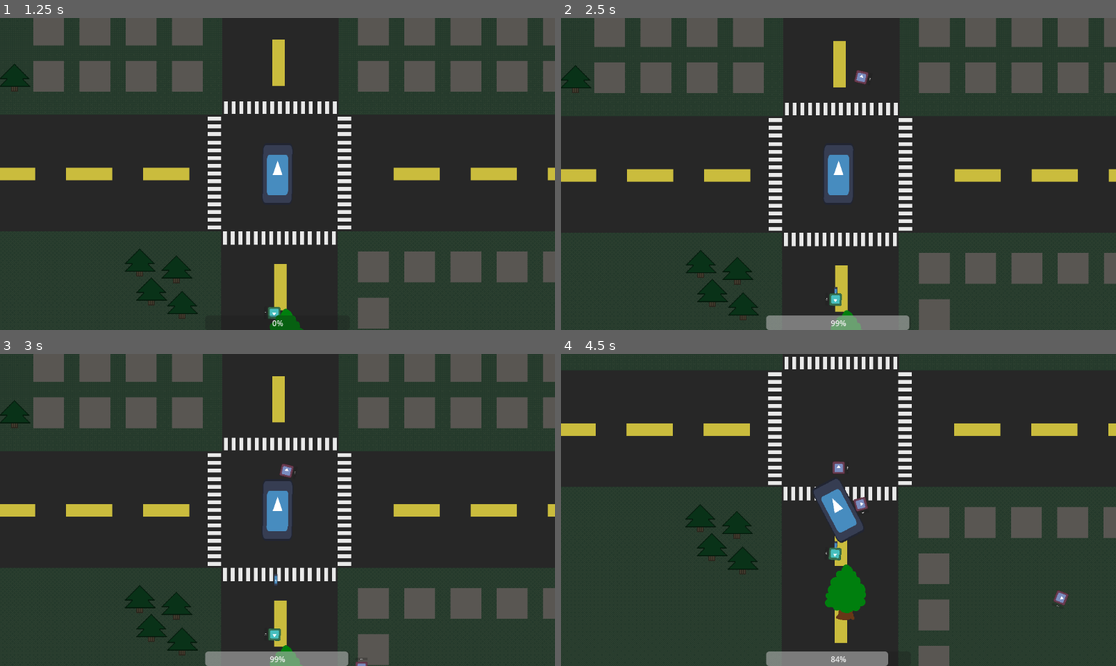
Above: before the commit, frames 1-4 (two rows, left to right).
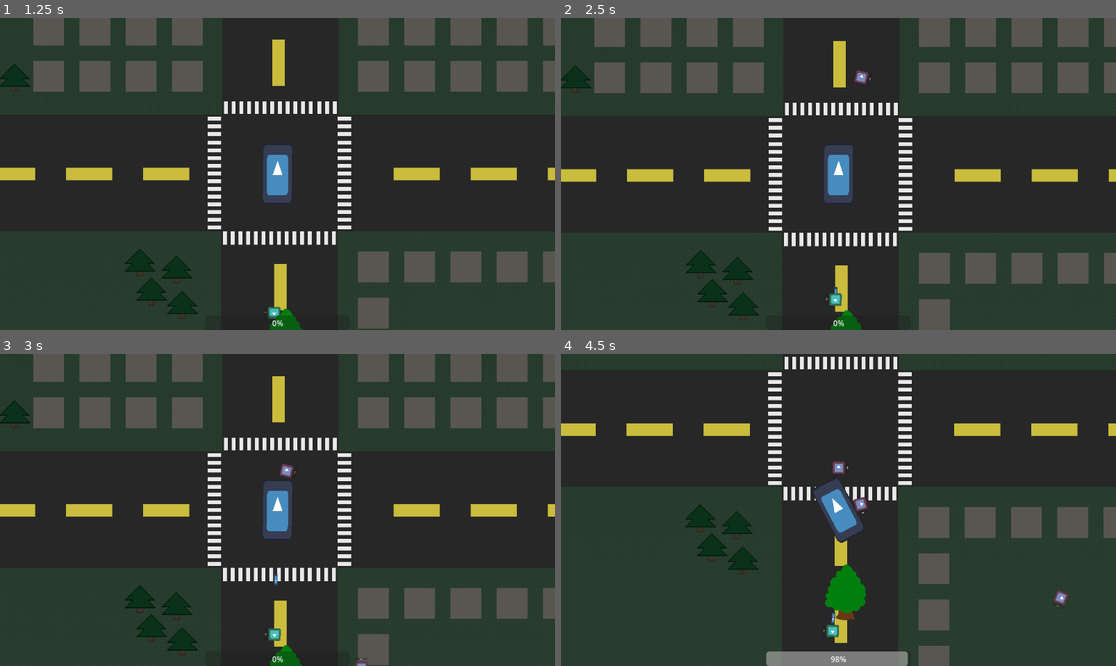
Above: after the commit, the same moments.

Repository: LeBulldoge/torqueterror
Game: Godot game, scene res://main.tscn
Two runs of this game, one before a commit and one after it. Both use one fixed random seed, a clock stepped at 60 frames per second and the inputs below. The engine's default icon, where the game draws it, is replaced by a stand-in: a white triangle on a blue panel in a dark square.
Inputs:
- Up to frame 1 (1.25 s): tap Enter at 0.5 s; hold D (steer_right) from 0.53 s (still down); tap S (decelerate) at 0.6 s
- Up to frame 2 (2.5 s): release D (steer_right) at 1.28 s; hold A (steer_left) 1.28-2.03 s; tap S (decelerate) at 1.35, 2.1 s; hold D (steer_right) from 2.03 s (still down)
- Up to frame 3 (3 s): release D (steer_right) at 2.78 s; hold W (accelerate) from 2.78 s (still down); tap S (decelerate) at 2.85 s
- Up to frame 4 (4.5 s): release W (accelerate) at 3.53 s; hold A (steer_left) from 3.53 s (still down); tap S (decelerate) at 3.6, 4.35 s

Frame 1 is identical in both runs. In frame 2, 1.2% of the frame differs, in the area x 36-63%, y 95-100%; in frame 3, 1.2%; in frame 4, 0.4%.

Commit message:
Returned missing dasher module

Diff:
--- a/enemy/ranged_enemy.tscn
+++ b/enemy/ranged_enemy.tscn
@@ -1,10 +1,11 @@
-[gd_scene load_steps=13 format=3 uid="uid://6fwkrwx8e00d"]
+[gd_scene load_steps=14 format=3 uid="uid://6fwkrwx8e00d"]
 
 [ext_resource type="Shader" path="res://enemy/ranged_enemy.gdshader" id="1_8wnw2"]
 [ext_resource type="Script" path="res://enemy/enemy.gd" id="1_ce1f0"]
-[ext_resource type="PackedScene" uid="uid://ddmqjpbhmikah" path="res://ai/chaser_module.tscn" id="2_6aj25"]
 [ext_resource type="Texture2D" uid="uid://bqs2kod2xac7k" path="res://icon.svg" id="2_f0tpk"]
+[ext_resource type="PackedScene" uid="uid://s8fkxbacqm7m" path="res://ai/dasher_module.tscn" id="3_g6hq3"]
 [ext_resource type="PackedScene" uid="uid://bqs5ceshq8c43" path="res://scenes/components/health_component.tscn" id="3_k6xi5"]
+[ext_resource type="Script" path="res://ai/dasher.gd" id="4_d7g81"]
 [ext_resource type="PackedScene" uid="uid://cxspkpo4cxc45" path="res://ai/attacker_module.tscn" id="4_fv072"]
 [ext_resource type="PackedScene" uid="uid://cpq8qcn88e664" path="res://scenes/components/hitbox_component.tscn" id="4_gjpqc"]
 [ext_resource type="PackedScene" uid="uid://8ho5oq2a58id" path="res://resources/weapon_component.tscn" id="5_4foag"]
@@ -29,7 +30,9 @@
 
 [node name="AttackerModule" parent="AIModules" instance=ExtResource("4_fv072")]
 
-[node name="ChaserModule" parent="AIModules" instance=ExtResource("2_6aj25")]
+[node name="DasherModule" parent="AIModules" instance=ExtResource("3_g6hq3")]
+script = ExtResource("4_d7g81")
+dash_time = 1.0
 
 [node name="HealthComponent" parent="." instance=ExtResource("3_k6xi5")]
 
--- a/resources/weapon.gd
+++ b/resources/weapon.gd
@@ -17,7 +17,6 @@
 func start_attack(target: HitBoxComponent):
     var target_health = target.health_component
 
-    attack(target, target_health)
     attack_timer.timeout.connect(attack.bind(target, target_health))
     attack_timer.start()
 
